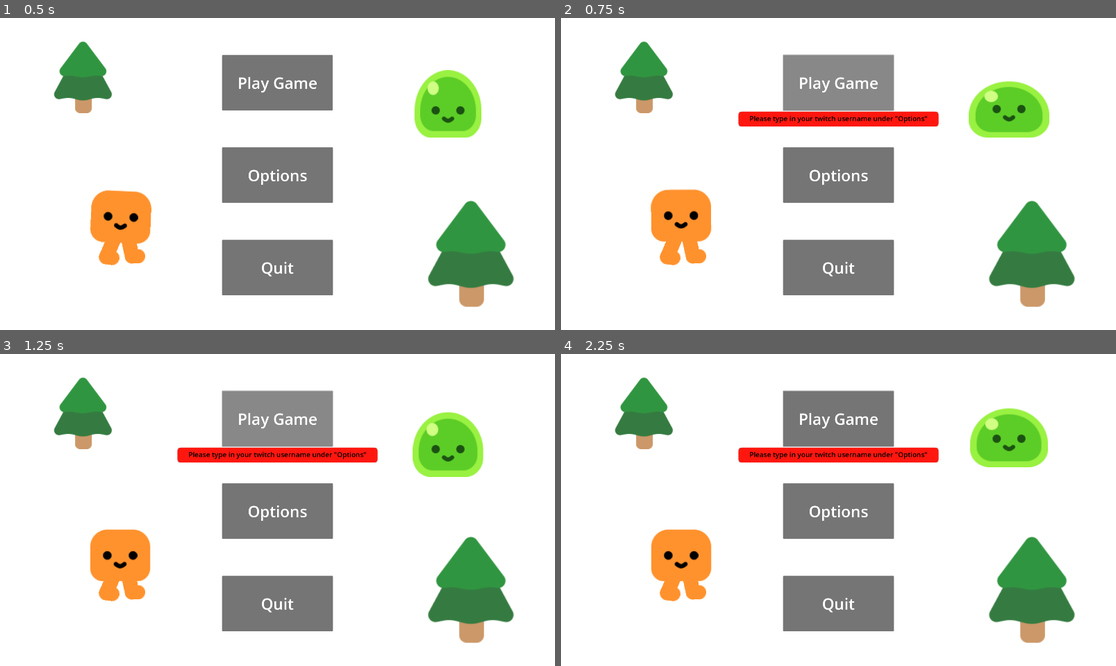
Above: before the commit, frames 1-4 (two rows, left to right).
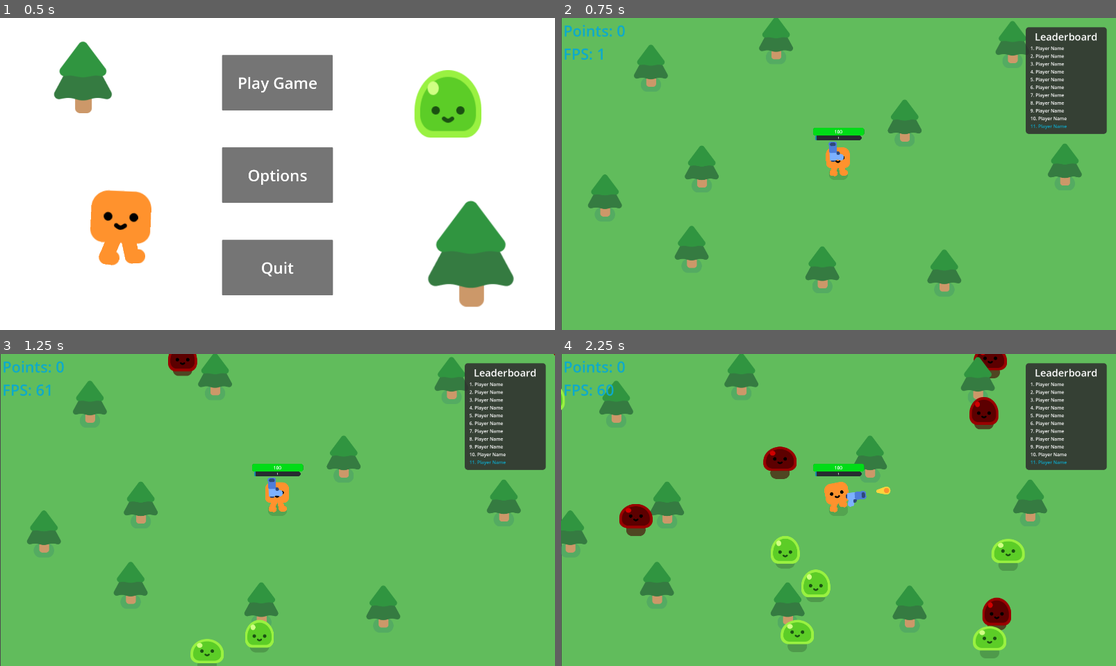
Above: after the commit, the same moments.

Repository: dilllxd/dylanzachgame
Game: Godot game, scene res://game.tscn
Same seed, same stepped clock (60 frames per second), same inputs: the game is played once before the commit and once after it.
Inputs (mouse positions are in pixels of both pictures, inside the frame that each line leads up to):
- Up to frame 1 (0.5 s): no input
- Up to frame 2 (0.75 s): click "Play Game" at 0.5 s
- Up to frame 3 (1.25 s): no input
- Up to frame 4 (2.25 s): click (838, 419) at 1.25 s, where only the run before the commit has a clickable "Play Game"; move the mouse to (960, 494) at 2.02 s; press the mouse at (960, 494) at 2.03 s; hold D (move_right) from 2.03 s (still down)

Frame 1 is identical in both runs. In frame 2, 100% of the frame differs, in the area x 0-100%, y 0-100%; in frame 3, 100%; in frame 4, 100%.

Commit message:
feat(leaderboard): added leaderboard
1.0.0-alpha-13: leaderboard has been added in game, website version is next :)

Diff:
--- a/OurGame/mainmenu.gd
+++ b/OurGame/mainmenu.gd
@@ -44,8 +44,7 @@
 
 var after_purchase_points = null
 
-var username = null
-
+@onready var username = get_node("/root/Game/Player/Username")
 @onready var end_of_game_screen = $end_game/GameOver
 @onready var in_game_screen = $in_game/GameUI
 @onready var main_menu = $main_menu/MenuUI
@@ -56,12 +55,32 @@
 @onready var gun = get_node("/root/Game/Player/Gun")
 @onready var player = get_node("/root/Game/Player")
 
+var leaderboard_labels = []
+
 func _ready():
 	%HappyBoo.play_idle_animation()
 	%Slime.play_walk()
 
+	for i in range(1, 12):  # Assuming 11 labels numbered 1 through 11
+		var label_node_path = "/root/Game/UI/in_game/GameUI/leaderboard/VBoxContainer/" + str(i)
+		var label_node = get_node(label_node_path)
+		if label_node:
+			leaderboard_labels.append(label_node)
+		else:
+			print("Label node not found:", i)
+
+	update_leaderboard()
+
+	var update_timer = Timer.new()
+	update_timer.wait_time = 60
+	update_timer.one_shot = false
+	update_timer.connect("timeout", update_leaderboard)
+	add_child(update_timer)
+	update_timer.start()
+
 func update_points(points):
 	game_points += points
+	update_leaderboard()
 
 func update_xp(level):
 	xp_level = level
@@ -146,6 +165,7 @@
 
 func _on_save_username_pressed():
 	username = $settings/SettingsUI/ColorRect/UsernameField.text
+	update_leaderboard()
 	$settings/SettingsUI/ColorRect/SaveUsername/Label.text = "Success!"
 	%Label1.visible = false
 	%ProgressBar1.visible = false
@@ -529,3 +549,54 @@
 			fire_bullets_upgrade_text = "Upgrade Fire Bullets"
 	else:
 		pass
+
+func update_leaderboard():
+	print("Updating leaderboard...")
+	var http_request2 = HTTPRequest.new()
+	add_child(http_request2)
+	http_request2.request_completed.connect(self._on_request_completed2)
+
+	# Perform a GET request to fetch leaderboard data.
+	var error = http_request2.request("https://gameapi.dylan.lol/api/game/leaderboard")
+	if error != OK:
+		print("An error occurred in the HTTP request.")
+
+func _on_request_completed2(result, response_code, headers, body):
+	print("Request completed with response code:", response_code)
+	if response_code == 200:
+		var json = JSON.new()
+		json.parse(body.get_string_from_utf8())
+		var leaderboard_data = json.get_data()
+
+		if leaderboard_data:
+			leaderboard_data.sort_custom(_sort_players)
+			update_leaderboard_ui(leaderboard_data)
+		else:
+			print("Failed to parse leaderboard data.")
+	else:
+		print("Failed to fetch leaderboard data")
+
+func update_leaderboard_ui(leaderboard_data):
+	var player_position = len(leaderboard_data) + 1  # Default to the next position after all existing players
+
+	# Sort leaderboard data in descending order based on gold
+	leaderboard_data.sort_custom(_sort_players)
+
+	# Find the player's position in the sorted leaderboard data
+	for i in range(min(10, len(leaderboard_data))):
+		if game_points > leaderboard_data[i]["gold"]:
+			player_position = i + 1
+			break
+
+	# Display leaderboard data on labels 1 to 10
+	for i in range(10):
+		if i < len(leaderboard_data):
+			leaderboard_labels[i].text = str(i + 1) + ". " + leaderboard_data[i]["username"] + ": " + str(leaderboard_data[i]["gold"])
+		else:
+			leaderboard_labels[i].text = str(i + 1) + ". Nobody!"
+
+	# Display player's score and dynamic position
+	leaderboard_labels[10].text = str(player_position) + ". " + str(username) + ": " + str(game_points)
+
+func _sort_players(a, b):
+	return b["gold"] - a["gold"]
--- a/OurGame/mainmenu.tscn
+++ b/OurGame/mainmenu.tscn
@@ -39,6 +39,19 @@
 
 [sub_resource type="LabelSettings" id="LabelSettings_gqoqt"]
 font_size = 52
+font_color = Color(0.0509804, 0.666667, 0.8, 1)
+
+[sub_resource type="StyleBoxFlat" id="StyleBoxFlat_7ea15"]
+bg_color = Color(0.184314, 0.184314, 0.184314, 0.878431)
+corner_radius_top_left = 10
+corner_radius_top_right = 10
+corner_radius_bottom_right = 10
+corner_radius_bottom_left = 10
+
+[sub_resource type="LabelSettings" id="LabelSettings_jd4kd"]
+font_size = 35
+
+[sub_resource type="LabelSettings" id="LabelSettings_qluoo"]
 font_color = Color(0.0509804, 0.666667, 0.8, 1)
 
 [sub_resource type="LabelSettings" id="LabelSettings_dnr8n"]
@@ -438,6 +451,96 @@
 label_settings = SubResource("LabelSettings_gqoqt")
 vertical_alignment = 2
 script = ExtResource("6_ybwrd")
+
+[node name="leaderboard" type="Control" parent="in_game/GameUI"]
+layout_mode = 3
+anchor_left = 0.983
+anchor_top = 0.03
+anchor_right = 0.983
+anchor_bottom = 0.03
+offset_left = -271.36
+offset_top = -0.400002
+offset_right = -271.36
+offset_bottom = -0.400002
+
+[node name="ProgressBar" type="ProgressBar" parent="in_game/GameUI/leaderboard"]
+layout_mode = 0
+offset_left = -8.0
+offset_right = 272.0
+offset_bottom = 369.0
+theme_override_styles/background = SubResource("StyleBoxFlat_7ea15")
+show_percentage = false
+
+[node name="VBoxContainer" type="VBoxContainer" parent="in_game/GameUI/leaderboard"]
+layout_mode = 0
+offset_left = 8.0
+offset_top = 8.0
+offset_right = 256.0
+offset_bottom = 360.0
+
+[node name="Leaderboard" type="Label" parent="in_game/GameUI/leaderboard/VBoxContainer"]
+layout_mode = 2
+text = "Leaderboard"
+label_settings = SubResource("LabelSettings_jd4kd")
+horizontal_alignment = 1
+vertical_alignment = 1
+text_overrun_behavior = 3
+
+[node name="1" type="Label" parent="in_game/GameUI/leaderboard/VBoxContainer"]
+layout_mode = 2
+text = "1. Player Name"
+text_overrun_behavior = 3
+
+[node name="2" type="Label" parent="in_game/GameUI/leaderboard/VBoxContainer"]
+layout_mode = 2
+text = "2. Player Name"
+text_overrun_behavior = 3
+
+[node name="3" type="Label" parent="in_game/GameUI/leaderboard/VBoxContainer"]
+layout_mode = 2
+text = "3. Player Name"
+text_overrun_behavior = 3
+
+[node name="4" type="Label" parent="in_game/GameUI/leaderboard/VBoxContainer"]
+layout_mode = 2
+text = "4. Player Name"
+text_overrun_behavior = 3
+
+[node name="5" type="Label" parent="in_game/GameUI/leaderboard/VBoxContainer"]
+layout_mode = 2
+text = "5. Player Name"
+text_overrun_behavior = 3
+
+[node name="6" type="Label" parent="in_game/GameUI/leaderboard/VBoxContainer"]
+layout_mode = 2
+text = "6. Player Name"
+text_overrun_behavior = 3
+
+[node name="7" type="Label" parent="in_game/GameUI/leaderboard/VBoxContainer"]
+layout_mode = 2
+text = "7. Player Name"
+text_overrun_behavior = 3
+
+[node name="8" type="Label" parent="in_game/GameUI/leaderboard/VBoxContainer"]
+layout_mode = 2
+text = "8. Player Name"
+text_overrun_behavior = 3
+
+[node name="9" type="Label" parent="in_game/GameUI/leaderboard/VBoxContainer"]
+layout_mode = 2
+text = "9. Player Name"
+text_overrun_behavior = 3
+
+[node name="10" type="Label" parent="in_game/GameUI/leaderboard/VBoxContainer"]
+layout_mode = 2
+text = "10. Player Name"
+text_overrun_behavior = 3
+
+[node name="11" type="Label" parent="in_game/GameUI/leaderboard/VBoxContainer"]
+layout_mode = 2
+text = "11. Player Name"
+label_settings = SubResource("LabelSettings_qluoo")
+text_overrun_behavior = 3
 
 [node name="UpgradeUI" type="CanvasLayer" parent="in_game"]
 visible = false
--- a/OurGame/player.tscn
+++ b/OurGame/player.tscn
@@ -20,6 +20,10 @@
 
 [sub_resource type="CircleShape2D" id="CircleShape2D_ejw61"]
 radius = 34.0588
+
+[sub_resource type="CapsuleShape2D" id="CapsuleShape2D_h4whb"]
+radius = 17.588
+height = 35.176
 
 [sub_resource type="StyleBoxFlat" id="StyleBoxFlat_xq1g3"]
 bg_color = Color(0.152941, 0.168627, 0.188235, 1)
@@ -92,8 +96,15 @@
 collision_mask = 2
 
 [node name="CollisionShape2D" type="CollisionShape2D" parent="HurtBox"]
-position = Vector2(0, -2)
+position = Vector2(-2, -58)
+scale = Vector2(-1.47374, 1.26492)
 shape = SubResource("CircleShape2D_ejw61")
+
+[node name="CollisionShape2D2" type="CollisionShape2D" parent="HurtBox"]
+position = Vector2(9.31323e-09, -5)
+rotation = -1.59547
+scale = Vector2(0.864755, 1.87711)
+shape = SubResource("CapsuleShape2D_h4whb")
 
 [node name="ProgressBar" type="ProgressBar" parent="."]
 unique_name_in_owner = true
@@ -140,3 +151,9 @@
 label_settings = SubResource("LabelSettings_133ji")
 horizontal_alignment = 1
 vertical_alignment = 1
+
+[node name="Username" type="Label" parent="."]
+visible = false
+offset_right = 40.0
+offset_bottom = 23.0
+text = "Player"
Not shown: 2 places in OurGame/mainmenu.tscn that only renumber resources
Not shown: 1 places in OurGame/player.tscn that only renumber resources
Not shown, changed: .github/workflows/godot-ci.yml
